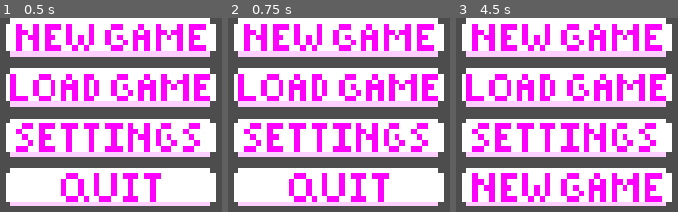
Above: before the commit, frames 1-3 (left to right).
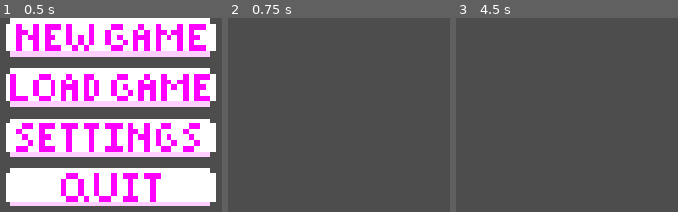
Above: after the commit, the same moments.

Repository: glade10/Soul-Flare
Game: Godot game, scene res://main.tscn
Same seed, same stepped clock (60 frames per second), same inputs: the game is played once before the commit and once after it.
Inputs (mouse positions are in pixels of both pictures, inside the frame that each line leads up to):
- Up to frame 1 (0.5 s): no input
- Up to frame 2 (0.75 s): click (339, 37) at 0.5 s
- Up to frame 3 (4.5 s): click (567, 37) at 1.27 s; click (567, 87) at 2.02 s; click (567, 138) at 2.77 s; tap Enter at 3.5 s; move the mouse to (outside the picture) at 3.52 s; hold Right (move_right) 3.53-4.28 s; tap Space at 4.25 s; move the mouse to (outside the picture) at 4.27 s; hold Down (move_down) from 4.28 s (still down)

Frame 1 is identical in both runs. In frame 2, 74% of the frame differs, in the area x 2-98%, y 0-97%; in frame 3, 74%.

Commit message:
Auto update: 2026-10-15 16:30:17

Diff:
--- a/UI.tscn
+++ b/UI.tscn
@@ -85,6 +85,5 @@
 
 [node name="AnimationPlayer" type="AnimationPlayer" parent="SelectSave/Save3" unique_id=1929834398]
 
-[connection signal="mouse_entered" from="Menu/NewGame" to="Menu/NewGame" method="_on_mouse_entered"]
 [connection signal="newGame" from="Menu/NewGame" to="Menu" method="_on_new_game"]
 [connection signal="pressed" from="Menu/NewGame" to="Menu/NewGame" method="_on_pressed"]
--- a/menu.gd
+++ b/menu.gd
@@ -5,12 +5,12 @@
 # Called when the node enters the scene tree for the first time.
 func _ready() -> void:
 	print(size, " ", get_viewport_rect().size)
+	visible = true
 
 # Called every frame. 'delta' is the elapsed time since the previous frame.
 func _process(delta: float) -> void:
 	var window = get_viewport_rect().size
 	self.size.x = window.x / 8
-	visible = true
 
 func _on_new_game() -> void:
 	visible = false
--- a/new_game.gd
+++ b/new_game.gd
@@ -1,3 +1,4 @@
+@tool
 extends TextureButton
 signal newGame
 
@@ -11,7 +12,3 @@
 
 func _on_pressed() -> void:
 	newGame.emit()
-
-
-func _on_mouse_entered() -> void:
-	print("You're hovering over me!")
